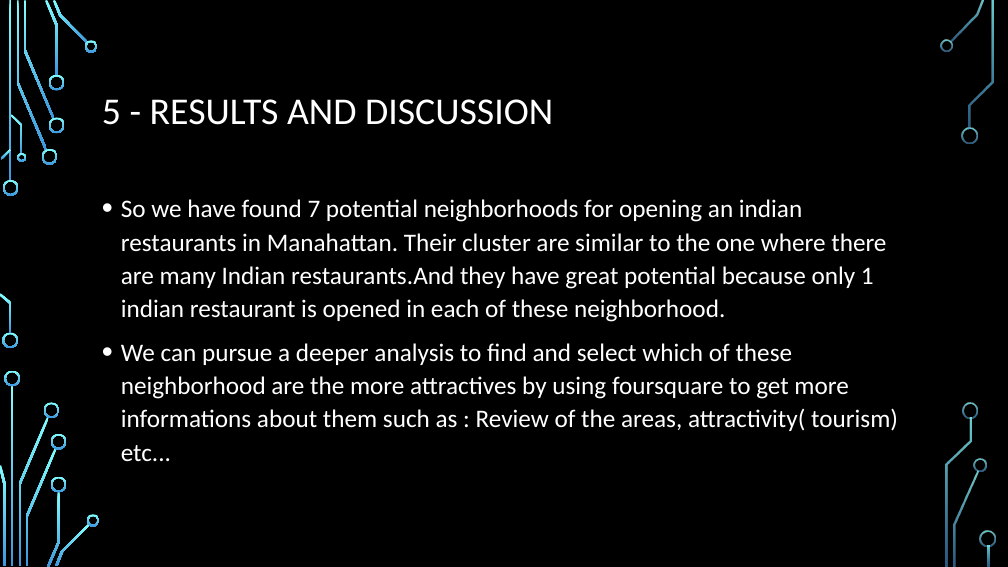
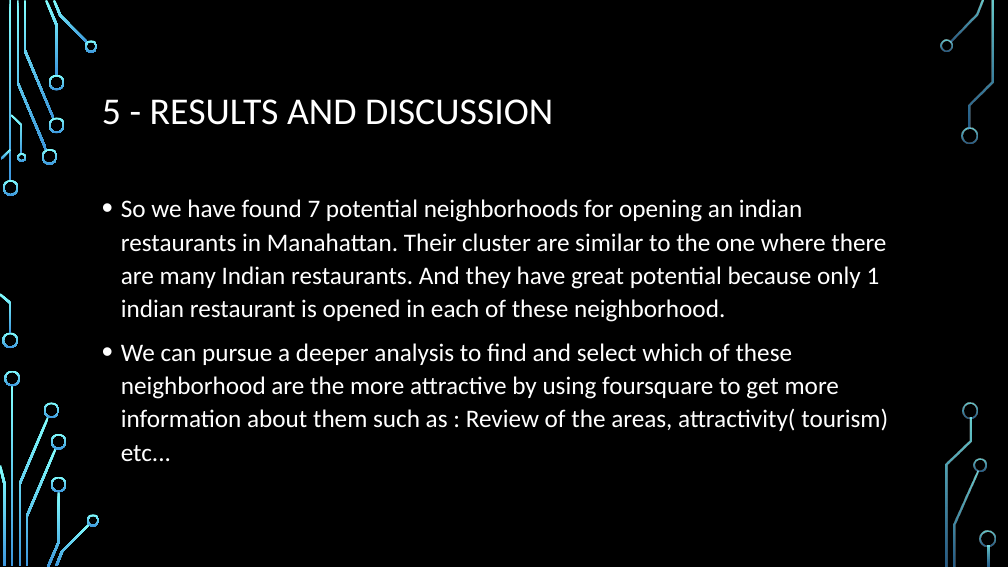
Before and after one commit to IA-cube/Capstone-Project-Final-opening-a-Lebanese-restaurant, a slide deck: slide 12 of Capstone Project Final - Report pres.pptx. Drawn at 1008x567 pixels with LibreOffice and Linux fonts; fonts in the diff are those of the drawing; background and template pictures are left out. Boxes give left, top, right and bottom in pixels: in the first picture for what was removed or moved away, otherwise in the second. Text is boxed around its words. In the diff, an @@ line names an element or a change of style, - is before the commit and + after.

```diff
--- a/Capstone Project Final - Report pres.pptx
+++ b/Capstone Project Final - Report pres.pptx
@@ text at [121, 199, 888, 461]: text changed @@
-• So we have found 7 potential neighborhoods for opening an indian restaurants in Manahattan. Their cluster are similar to the one where there are many Indian restaurants.And they have great potential because only 1 indian restaurant is opened in each of these neighborhood.
-• We can pursue a deeper analysis to find and select which of these neighborhood are the more attractives by using foursquare to get more informations about them such as : Review of the areas, attractivity( tourism) etc...
+• So we have found 7 potential neighborhoods for opening an indian restaurants in Manahattan. Their cluster are similar to the one where there are many Indian restaurants. And they have great potential because only 1 indian restaurant is opened in each of these neighborhood.
+• We can pursue a deeper analysis to find and select which of these neighborhood are the more attractive by using foursquare to get more information about them such as : Review of the areas, attractivity( tourism) etc...
```
Also in this commit, not shown: 8 other slides changed.
